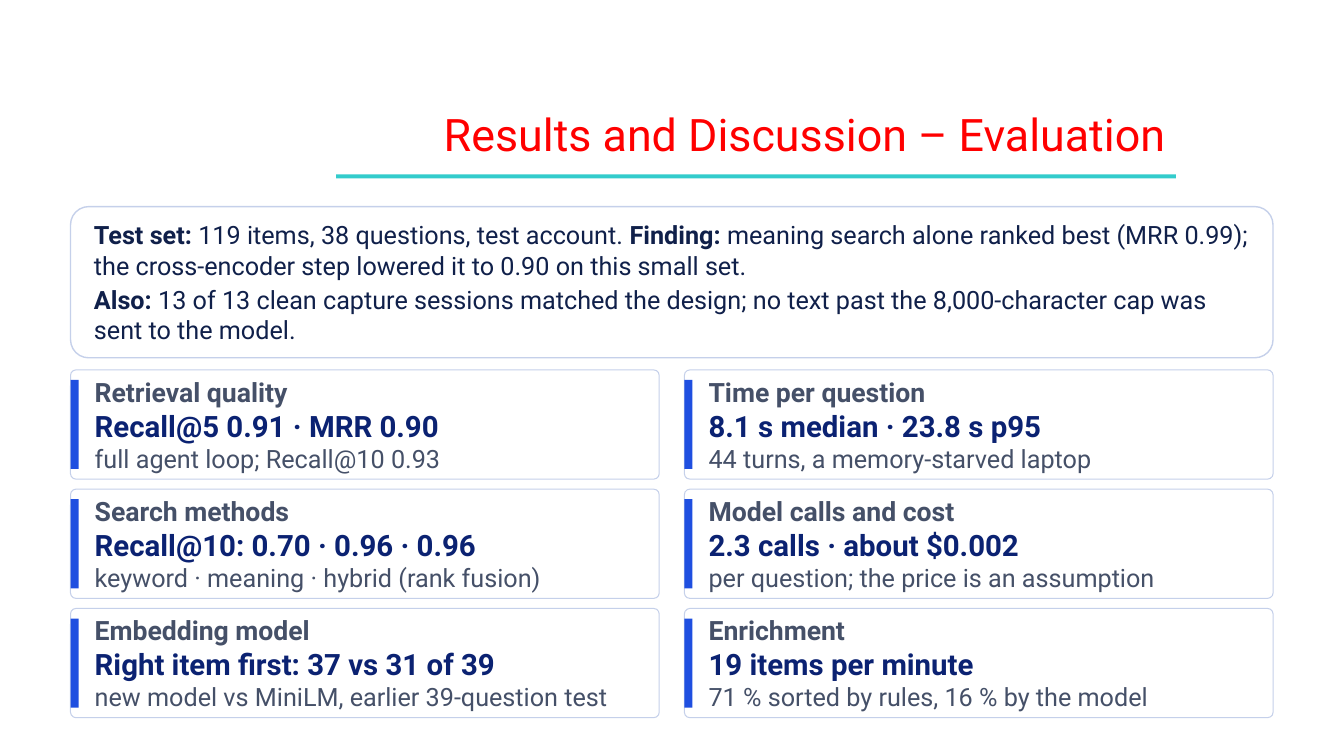
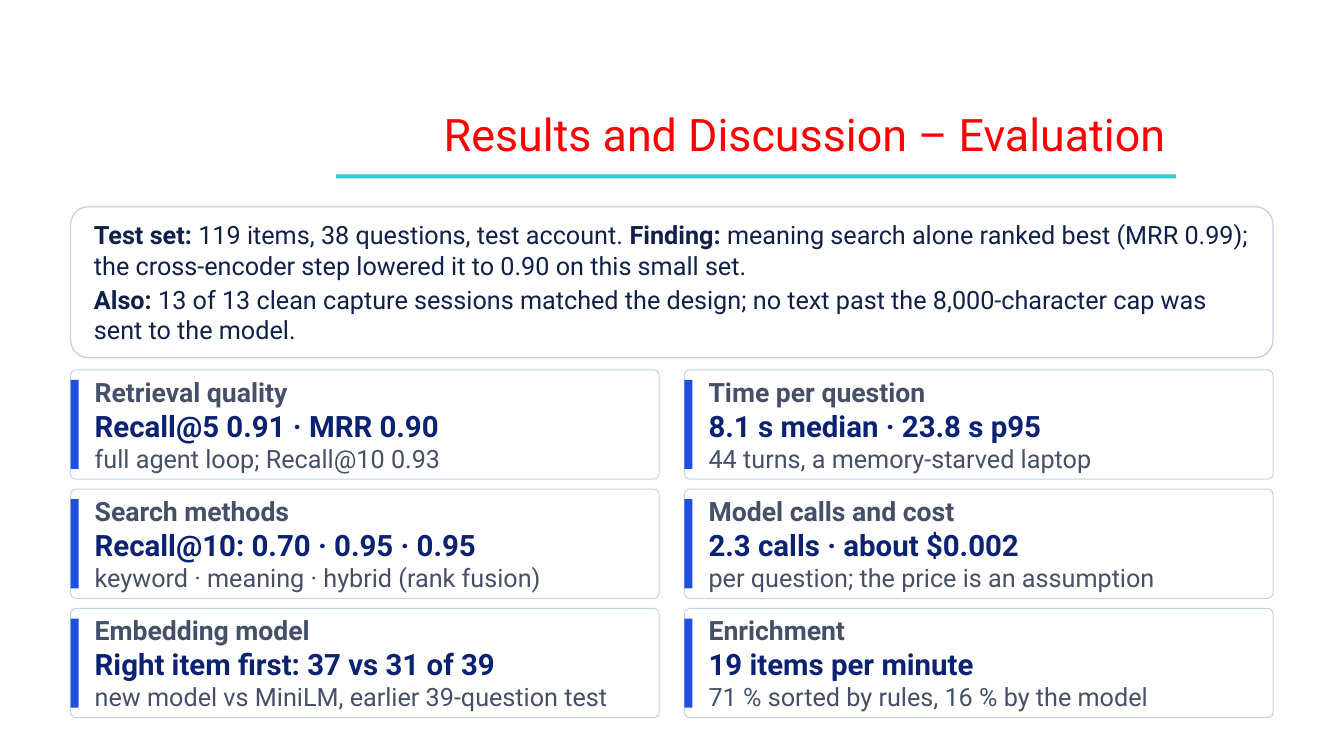
Before and after one commit to Shehzaad-khan/Efficient-Contextualized-History-Orchestrator-E.C.H.O, a slide deck: slide 15 of docs/Phase III/ECHO_Phase3_Review3.pptx (slide 16 before the commit). Drawn at 1344x756 pixels with LibreOffice and Linux fonts; fonts in the diff are those of the drawing; background and template pictures are left out. Boxes give left, top, right and bottom in pixels: in the first picture for what was removed or moved away, otherwise in the second. Text is boxed around its words. In the diff, an @@ line names an element or a change of style, - is before the commit and + after.

```diff
--- a/docs/Phase III/ECHO_Phase3_Review3.pptx
+++ b/docs/Phase III/ECHO_Phase3_Review3.pptx
@@ text at <box>252,449,476,557</box>: text changed @@
-Recall@10: 0.70 · 0.96 · 0.96
+Recall@10: 0.70 · 0.95 · 0.95
```
Also in this commit, not shown: 8 other slides changed, 1 slide added, 2 slides removed, 11 other files.
